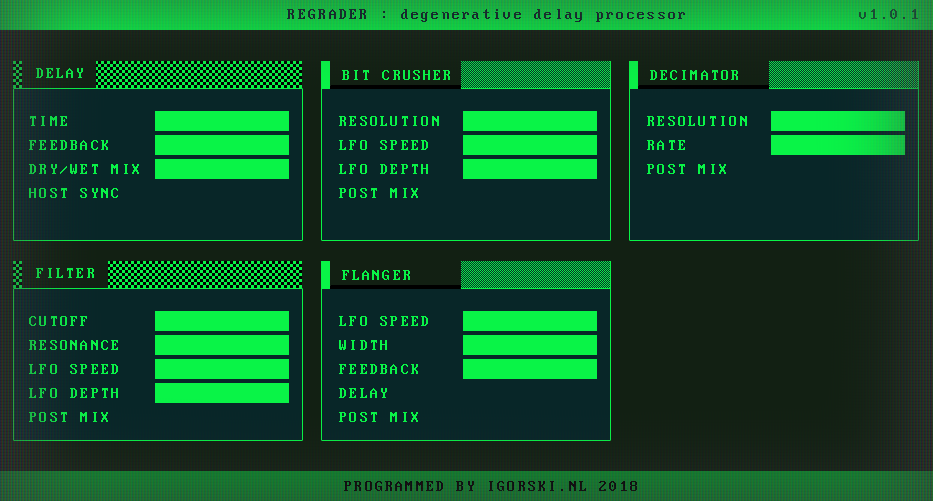
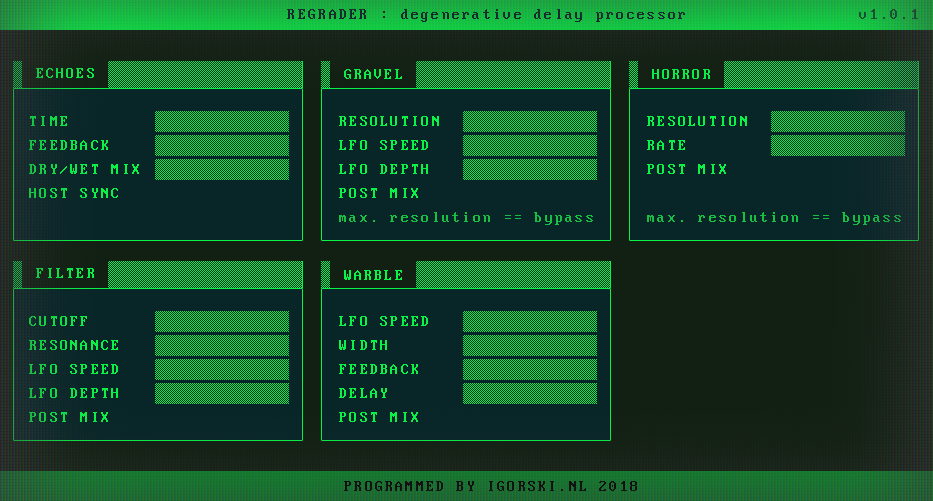
Revision of a layered w=933, h=501 image; what changed, layer by layer:
painted on "sliders" (1st of 5, in "module: delay") over left=155, top=111, right=289, bottom=180
painted on "title background" (1st of 5, in "module: delay") over left=13, top=61, right=303, bottom=88
removed layer "edges" (1st of 3, in "module: bitcrusher") from group "module: bitcrusher" over left=321, top=61, right=611, bottom=89
removed layer "title raster" (1st of 3, in "module: bitcrusher") from group "module: bitcrusher" over left=321, top=61, right=461, bottom=88
painted on "title background" (2nd of 5, in "module: bitcrusher") over left=321, top=61, right=461, bottom=88
painted on "sliders" (2nd of 5, in "module: bitcrusher") over left=463, top=111, right=597, bottom=180
removed layer "edges" (2nd of 3, in "module: decimator") from group "module: decimator" over left=629, top=61, right=919, bottom=89
removed layer "title raster" (2nd of 3, in "module: decimator") from group "module: decimator" over left=629, top=61, right=769, bottom=88
painted on "title background" (3rd of 5, in "module: decimator") over left=629, top=61, right=769, bottom=88
painted on "sliders" (3rd of 5, in "module: decimator") over left=771, top=111, right=905, bottom=156
painted on "sliders" (4th of 5, in "module: filter") over left=155, top=311, right=289, bottom=404
painted on "title background" (4th of 5, in "module: filter") over left=13, top=261, right=303, bottom=288
removed layer "edges" (3rd of 3, in "module: flanger") from group "module: flanger" over left=321, top=261, right=611, bottom=289
removed layer "title raster" (3rd of 3, in "module: flanger") from group "module: flanger" over left=321, top=261, right=461, bottom=288
painted on "title background" (5th of 5, in "module: flanger") over left=321, top=261, right=461, bottom=288
painted on "sliders" (5th of 5, in "module: flanger") over left=463, top=311, right=597, bottom=404
…and 6 more changes (6 painted)
